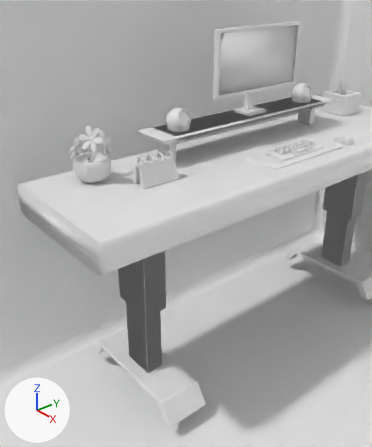
Before and after pictures for a commit that changed the Blender file Design.blend.
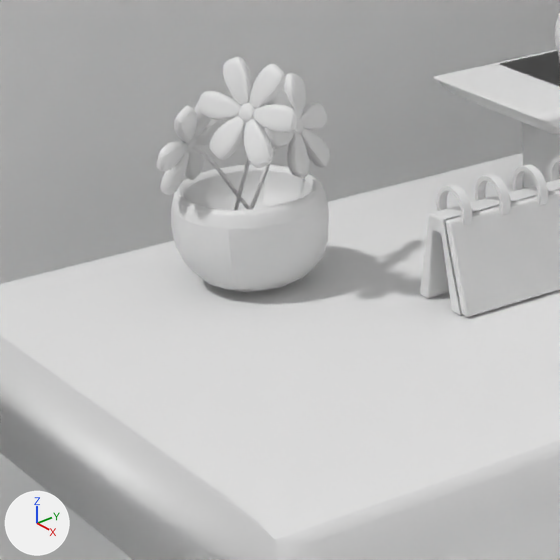
Each version appears first from a camera (50 mm lens) standing at (0.34, -2.68, 5.31) and looking at (-3.0, 0.06, 3.15), and next in a close-up on the part from 8% to 45% of the width and 25% to 55% of the height. Every picture has the same lights, and +X, +Y and +Z are marked at lower left.
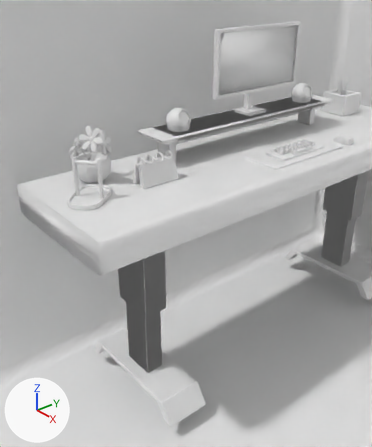
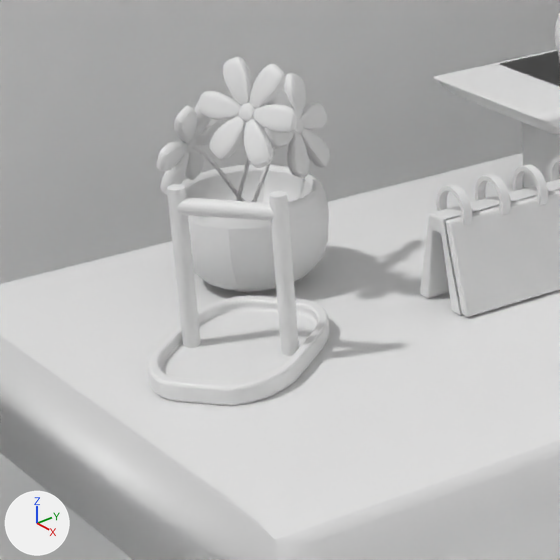
Pixel boxes (x1, y1, x2, y2) of what changed, in the close-ups (560 x 560 px):
'Plane.013', added
    after: (148, 295, 329, 405)
'Cylinder.004', added
    after: (167, 184, 299, 356)
'Cylinder.005', added
    after: (176, 197, 275, 221)

What changed in the scene script:
```text
Add me_cylinder_005:
    me_cylinder_005.from_pydata(...)  # a 32-sided cylinder along z spanning x -1.0..1.0, y -1.0..1.0, z -10.76..1.0
    me_cylinder_005.polygons.foreach_set('use_smooth', [True] * 34)
Add me_plane_013:
    me_plane_013.from_pydata(...)  # 144 vertices, 110 faces; spans x -1.0..1.0, y -1.0..1.0, z 0.0..0.18
    me_plane_013.polygons.foreach_set('use_smooth', [True] * 110)
Add me_cylinder_004:
    me_cylinder_004.from_pydata(...)  # a 32-sided cylinder along z spanning x -1.0..1.0, y -1.0..1.0, z -1.0..1.0
    me_cylinder_004.polygons.foreach_set('use_smooth', [True] * 34)
Add ob_cylinder_005:
    ob_cylinder_005 = bpy.data.objects.new('Cylinder.005', me_cylinder_005)
    ob_cylinder_005.location = (-3.799, -0.586, 3.682)
    ob_cylinder_005.rotation_euler = (-0.691, 1.571, 0.0)  # degrees (-40, 90, 0)
    ob_cylinder_005.scale = (-0.0198, -0.0198, -0.0198)
Add ob_cylinder_004:
    ob_cylinder_004 = bpy.data.objects.new('Cylinder.004', me_cylinder_004)
    ob_cylinder_004.location = (-3.633, -0.449, 3.533)
    ob_cylinder_004.rotation_euler = (0.0, 0.0, 0.691)  # degrees (0, 0, 40)
    ob_cylinder_004.scale = (0.0201, 0.0201, 0.192)
    _m = ob_cylinder_004.modifiers.new('Mirror', 'MIRROR')
    _m.mirror_object = ob_plane_013
Add ob_plane_013:
    ob_plane_013 = bpy.data.objects.new('Plane.013', me_plane_013)
    ob_plane_013.location = (-3.725, -0.525, 3.321)
    ob_plane_013.rotation_euler = (0.0, 0.0, 0.691)  # degrees (0, 0, 40)
    ob_plane_013.scale = (0.171, 0.263, 0.263)
    _m = ob_plane_013.modifiers.new('Bevel', 'BEVEL')
    _m.width = 0.03
    _m.width_pct = 0.03
    _m.segments = 3
    _m.miter_outer = 'MITER_ARC'
```
